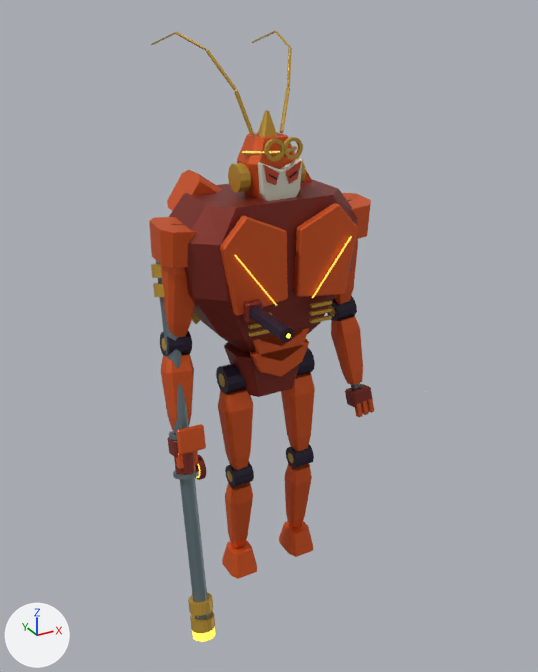
Two versions of the Blender file out/morph_reference/t06/t06.blend, one commit apart.
Rendered twice from a camera (50 mm lens) standing at (-3.84, -7.05, 6.75) and looking at (0.08, 0.08, 3.19). Lighting does not change. The marker at lower left points along +X, +Y and +Z. The picture after the commit comes second. Both versions are drawn at frame 16 of the action 't06:flight_heavy:wrist_r'; the numbers are the values there.

The older version as bpy lines, for what is in view:
```python
me_separate_overlapping_abdominal_armor_001 = bpy.data.meshes.new('Separate overlapping abdominal armor.001')
me_separate_overlapping_abdominal_armor_001.from_pydata(...)  # 10 vertices, 7 faces; spans x -0.38..0.38, y -0.045..0.045, z -0.26..0.11
me_separate_overlapping_abdominal_armor_001.materials.append(mat_armor)  # orange #df5b21
me_split_tapered_pectoral_armor = bpy.data.meshes.new('Split tapered pectoral armor')
me_split_tapered_pectoral_armor.from_pydata(...)  # 10 vertices, 7 faces; spans x -0.81..-0.06, y -0.05..0.05, z 0.3..1.34
me_split_tapered_pectoral_armor.materials.append(mat_armor)  # orange #df5b21
ob_separate_overlapping_abdominal_armor_001 = bpy.data.objects.new('Separate overlapping abdominal armor.001', me_separate_overlapping_abdominal_armor_001)
ob_separate_overlapping_abdominal_armor_001.parent = ob_hips
ob_separate_overlapping_abdominal_armor_001.location = (0.0, -0.33, 0.41)
_m = ob_separate_overlapping_abdominal_armor_001.modifiers.new('Armor edge chamfer', 'BEVEL')
_m.width = 0.015
_m.width_pct = 0.015
ob_split_tapered_pectoral_armor = bpy.data.objects.new('Split tapered pectoral armor', me_split_tapered_pectoral_armor)
ob_split_tapered_pectoral_armor.parent = ob_chest
ob_split_tapered_pectoral_armor.location = (0.0, -0.56, 0.0)
_m = ob_split_tapered_pectoral_armor.modifiers.new('Armor edge chamfer', 'BEVEL')
_m.width = 0.015
_m.width_pct = 0.015
ob_wrist_r = bpy.data.objects.new('wrist_r', None)
ob_wrist_r.parent = ob_elbow_r
ob_wrist_r.location = (0.0, 0.0, -1.08)
ob_wrist_r.rotation_euler = (-0.0138, -0.0537, 0.0238)  # degrees (-0.8, -3.1, 1.4)
# also in view: 'Shared sealed separate thoracic cage' at (0.0, 0.08, 4.19); 'Continuous tapered limb armor.005' at (1.13, -0.05, 2.83); 'Continuous tapered limb armor' at (0.43, -0.03, 2.14); 'Continuous tapered limb armor.003' at (-0.43, -0.07, 0.88); 'Agile monkey helmet' at (0.0, -0.03, 5.17)
```
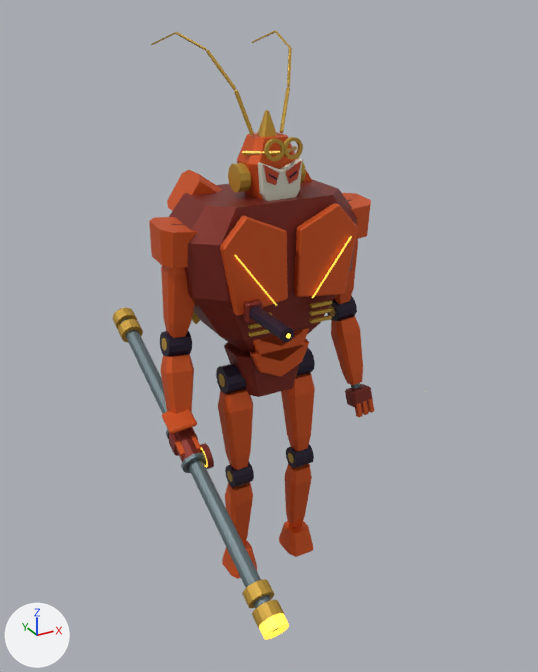
ob_wrist_r is not drawn itself; it is the parent of ob_heavy, ob_articulated_palm_001, ob_armored_finger_003, ob_armored_finger_004, ob_armored_finger_005.

Where the change shows, as pixel boxes [x1, y1, x2, y2] in the pictures (538 x 672 px):
```json
{"object": "Long handheld golden plasma staff", "change": "turned", "before": [156, 260, 209, 620], "after": [120, 318, 279, 632]}
{"object": "Articulated charge shutter", "change": "turned", "before": [176, 424, 206, 455], "after": [162, 409, 197, 434]}
{"object": "Plasma staff golden terminal ring.002", "change": "turned", "before": [188, 593, 213, 616], "after": [242, 579, 274, 609]}
{"object": "Plasma staff golden terminal ring.003", "change": "turned", "before": [190, 611, 215, 633], "after": [252, 600, 284, 628]}
{"object": "Plasma staff open crown muzzle", "change": "turned", "before": [192, 627, 216, 642], "after": [259, 613, 289, 640]}
{"object": "Long axial weapon hand grip", "change": "turned", "before": [174, 452, 197, 475], "after": [175, 429, 202, 467]}
{"object": "Plasma staff golden terminal ring.001", "change": "turned", "before": [153, 283, 165, 297], "after": [118, 319, 143, 343]}
{"object": "Plasma staff golden terminal ring", "change": "turned", "before": [151, 264, 162, 278], "after": [112, 307, 137, 329]}
{"object": "Axial grip retaining flange.001", "change": "turned", "before": [173, 470, 199, 480], "after": [181, 453, 205, 473]}
{"object": "Compact flush shield transducer", "change": "turned", "before": [195, 455, 206, 480], "after": [200, 443, 214, 469]}
{"object": "Articulated palm.001", "change": "turned", "before": [168, 437, 198, 458], "after": [169, 427, 198, 456]}
{"object": "Armored finger.003", "change": "turned", "before": [176, 454, 184, 469], "after": [175, 441, 185, 457]}
{"object": "Armored finger.005", "change": "turned", "before": [193, 451, 199, 465], "after": [191, 435, 201, 450]}
{"object": "Axial grip retaining flange", "change": "turned", "before": [169, 430, 177, 440], "after": [166, 429, 169, 439], "on screen": "mostly hidden afterwards"}
{"object": "Shield transducer luminous annulus", "change": "turned", "before": [196, 464, 200, 478], "after": [201, 448, 208, 468]}
```

Edits to the scene script, one JSON object a line:
```json
{"op": "set", "path": "ob_wrist_r.rotation_euler", "old": "(-0.0138, -0.0537, 0.0238)", "new": "(-0.902, -0.192, -0.106)", "note": "degrees (-0.8, -3.1, 1.4) -> degrees (-52, -11, -6.1)"}
```
